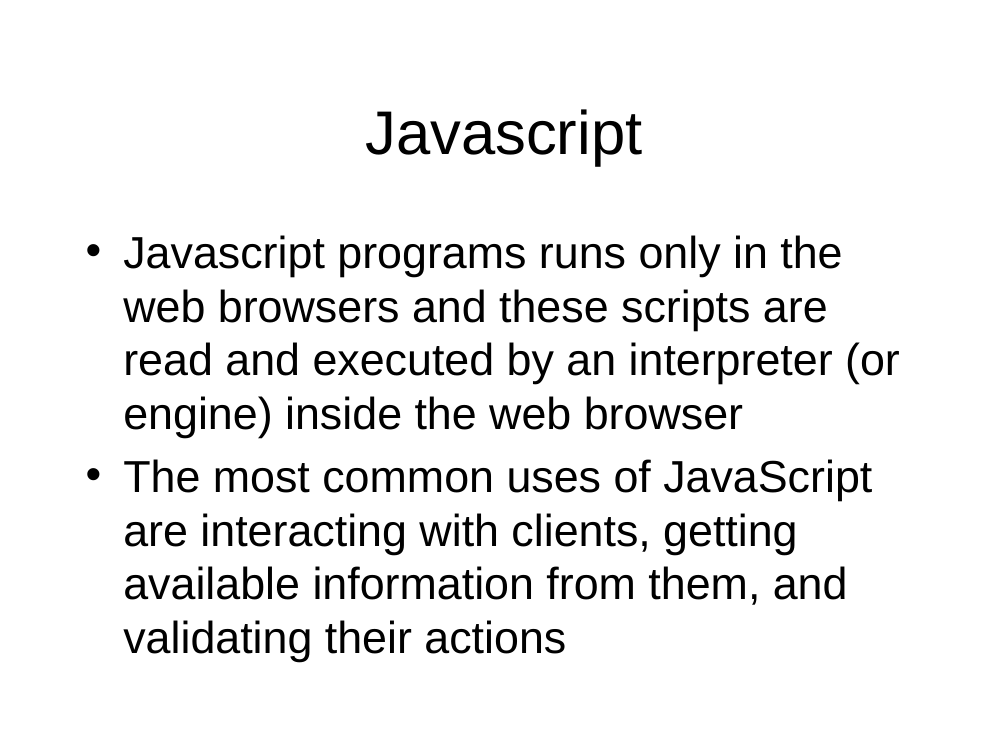
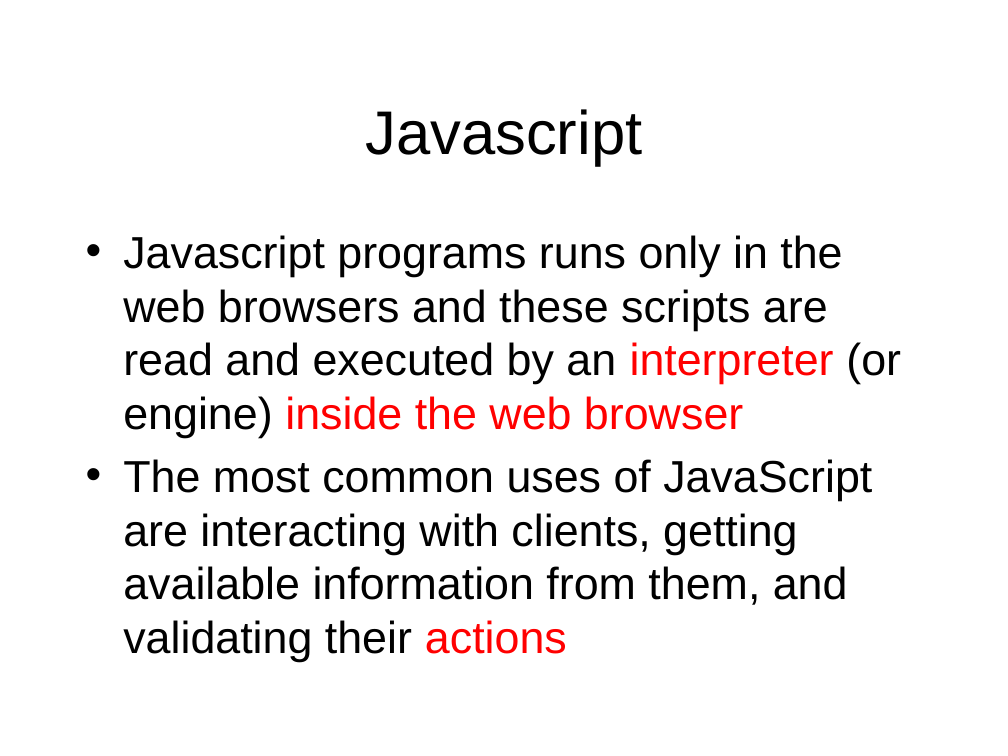
Before and after one commit to octaviordz/zjnu2017.github.io, a slide deck: slide 22 of WAD/lectures/080--Dynamic.vs.Static.Websites.pptx (slide 16 before the commit). Drawn at 1008x756 pixels with LibreOffice and Linux fonts; fonts in the diff are those of the drawing. Boxes give left, top, right and bottom in pixels: in the first picture for what was removed or moved away, otherwise in the second. Text is boxed around its words. In the diff, an @@ line names an element or a change of style, - is before the commit and + after.

```diff
--- a/WAD/lectures/080--Dynamic.vs.Static.Websites.pptx
+++ b/WAD/lectures/080--Dynamic.vs.Static.Websites.pptx
@@ text "Javascript programs runs only in ..." at [123, 235, 901, 662]: text colour #000000 to #FF0000 in "interpreter inside the web browser", "actions" @@
```
Also in this commit, not shown: 7 other slides changed, 10 slides added.
